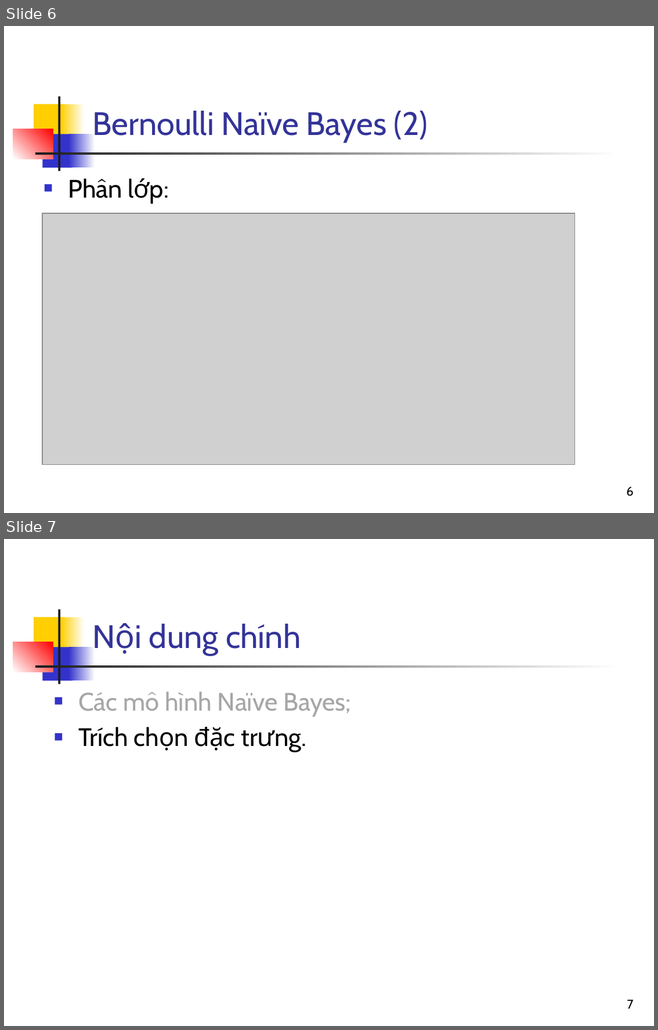
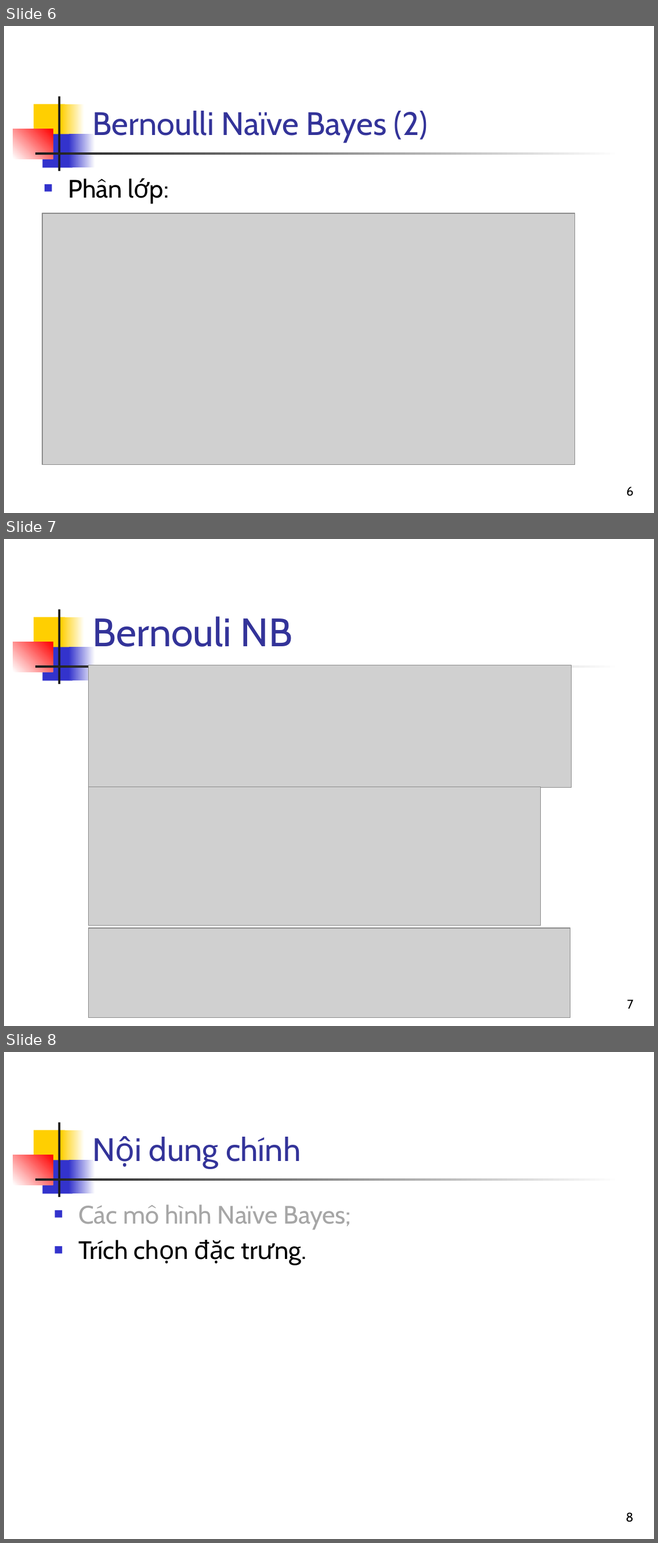
Before and after one commit to bangoc/IT4853, a slide deck: Bai 15 Phan lop van ban_p2.pptx. Shown one above the other, each under a label of ours: slides 6 and 7 before the commit, slides 6, 7 and 8 after it. The pictures are 658x1030 and 658x1543 pixels, drawn with LibreOffice and Linux fonts; fonts in the diff are those of the drawing; grey boxes stand for pictures. Boxes give left, top, right and bottom in pixels: in the first picture for what was removed or moved away, otherwise in the second. Text is boxed around its words. In the diff, an @@ line names an element or a change of style, - is before the commit and + after.

```diff
--- a/Bai 15 Phan lop van ban_p2.pptx
+++ b/Bai 15 Phan lop van ban_p2.pptx
@@ slide 7 added at [4,539,654,1026], background #FFFFFF; not listed: 7 template elements that a slide beside it also shows @@
@@ title added at [92,616,292,647], 44 pt, text #333399 @@
+Bernouli NB
@@ picture added at [89,665,571,788] @@
@@ picture added at [89,787,540,926] @@
@@ picture added at [89,928,570,1017] @@
@@ page number added at [627,1000,633,1009], 14 pt, text #000000 @@
+7
@@ what was slide 7 is now slide 8 @@
@@ page number at [625,1513,633,1522]: text changed @@
-7
+8
```
Also in this commit, not shown: 1 slide changed, 3 other files.
